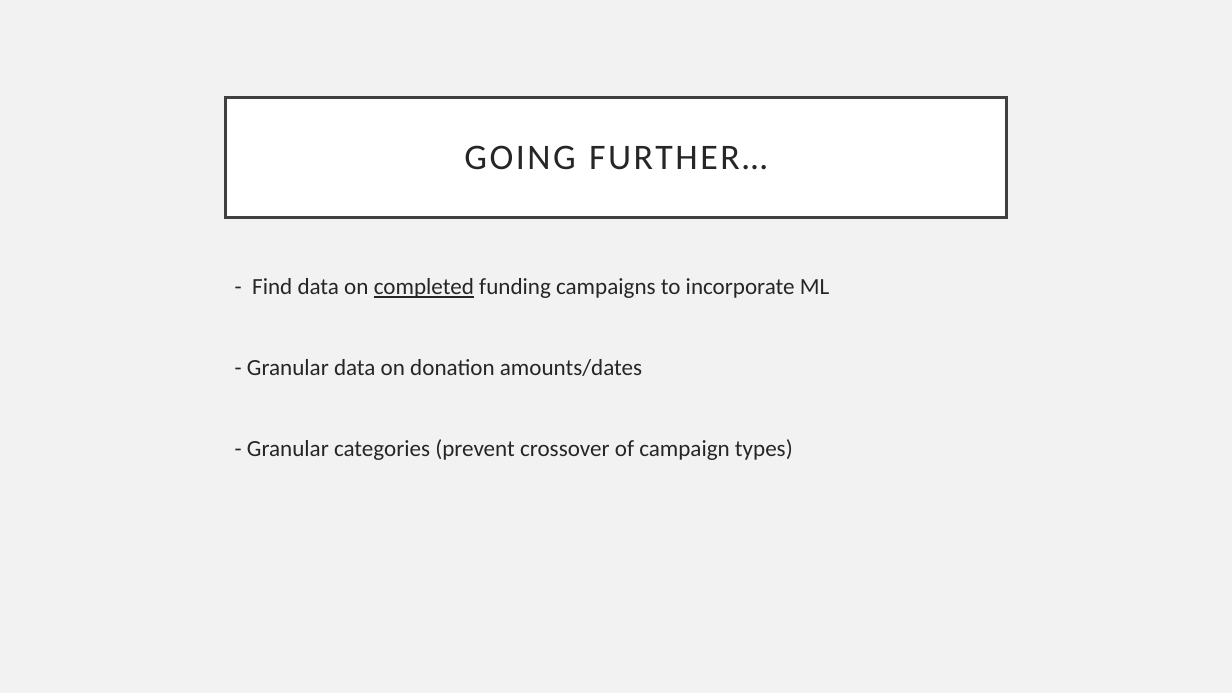
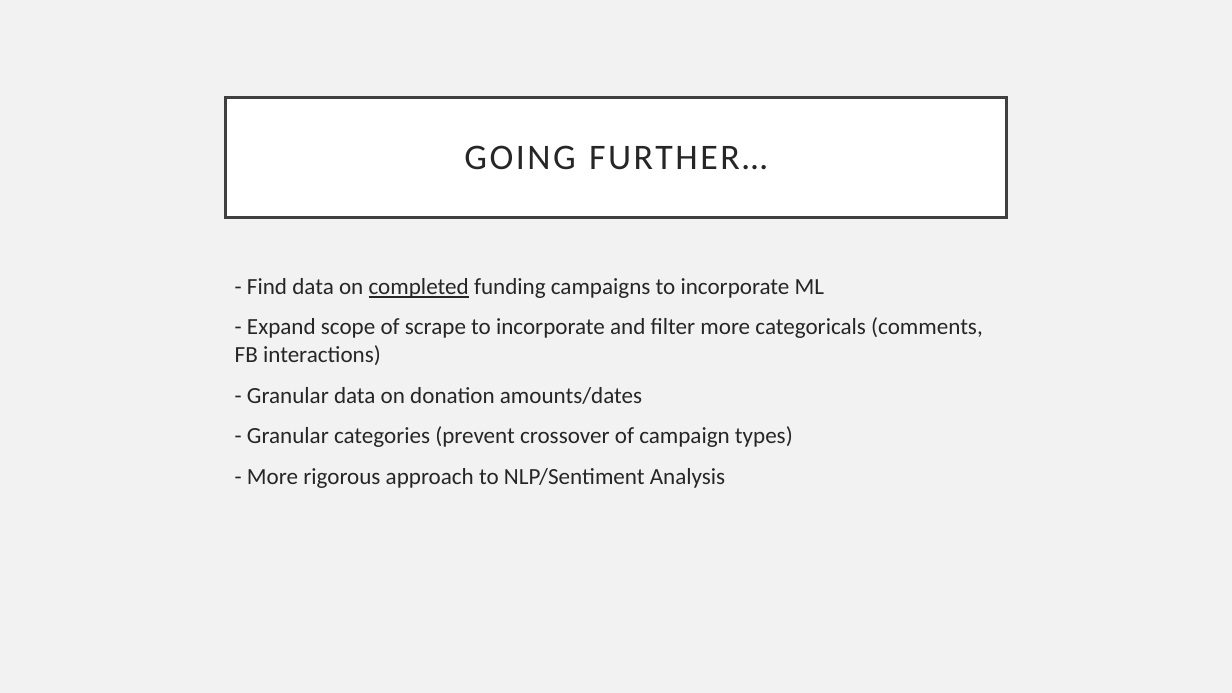
Before and after one commit to deckerdog/WebScrapeProj, a slide deck: slide 14 of GoFundMe Present.pptx. Drawn at 1232x693 pixels with LibreOffice and Linux fonts; fonts in the diff are those of the drawing. Boxes give left, top, right and bottom in pixels: in the first picture for what was removed or moved away, otherwise in the second. Text is boxed around its words. In the diff, an @@ line names an element or a change of style, - is before the commit and + after.

```diff
--- a/GoFundMe Present.pptx
+++ b/GoFundMe Present.pptx
@@ text at (235,317,983,365): paragraph added @@
+- Expand scope of scrape to incorporate and filter more categoricals (comments, FB interactions)
@@ text at (247,468,725,488): paragraph added @@
+- More rigorous approach to NLP/Sentiment Analysis
```
Also in this commit, not shown: 4 other slides changed.
